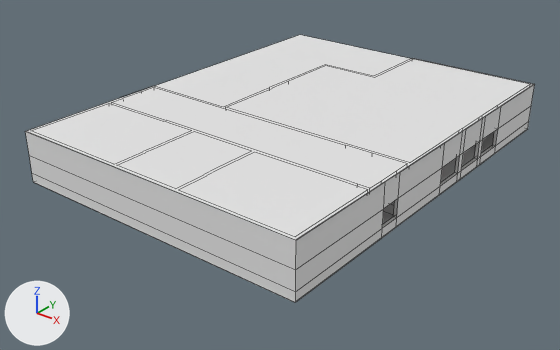
Renders of the FBX model Assets/Modelle/Level/lvl3_p1.fbx from each side of a commit.
Camera for both pictures: a 50 mm camera at (36.3, -46.0, 28.3) aimed at (-2.0, 1.9, -1.4). The axes (+X, +Y, +Z) are drawn at lower left. The lights are the same throughout. Mesh edges are drawn as thin lines. Where no turn or scale is listed for an object, it has been applied to the vertices.

The first picture shows 'ground', 'top', 'wall'.
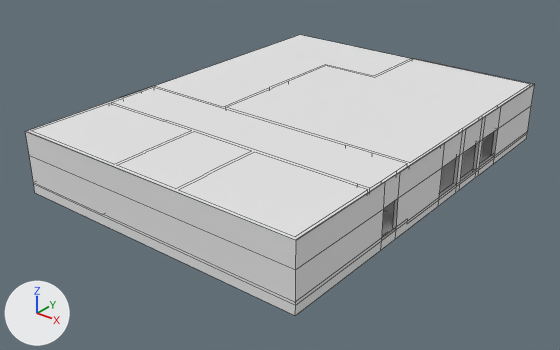
Location of each change, [x1, y1, x2, y2] in pixels of the pictures (560 x 350 px; the box of a moved part takes in the faces that stretch with it):
```json
{"object": "wall", "change": "reshaped", "before": [25, 58, 535, 302], "after": [25, 58, 535, 316]}
{"part": 1, "of": "me_wall", "change": "moved or reshaped", "before": [29, 106, 531, 302], "after": [29, 106, 531, 316]}
{"part": 2, "of": "me_ground", "change": "built on", "before": [34, 139, 493, 302], "after": [34, 139, 493, 302]}
```

Edits to the scene script, one JSON object a line:
```json
{"block": "me_ground", "where": "me_ground.from_pydata(...)  # 4 vertices, 1 face; spans x -15.2..11.9, y -14.0..22.0, z 0.0"}
{"block": "me_ground", "where": "# used by ob_ground; location = (0.0, 0.0, 0.0)"}
{"block": "me_ground", "where": "# verts and faces of me_ground; kept vertices keep their numbers, new ones are numbered from 4"}
{"block": "me_ground", "where": "# before: 0 (-15.2, 22.0, 0.0), 1 (11.9, 22.0, 0.0) at pixel (526, 129), 2 (-15.2, -14.0, 0.0) at pixel (33, 182), 3 (11.9, -14.0, 0.0) at pixel (294, 302)"}
{"block": "me_ground", "change": "me_ground part 2"}
{"op": "add", "block": "me_ground", "code": "delete_vertices([0, 1])  # with the faces that use them"}
{"op": "add", "block": "me_ground", "code": "verts[4] = (-6.5, 22.2, -0.5)"}
{"op": "add", "block": "me_ground", "code": "verts[5] = (-6.5, -0.2, 0.0)"}
{"op": "add", "block": "me_ground", "code": "verts[6] = (-6.5, -0.2, -0.5)"}
{"op": "add", "block": "me_ground", "code": "for new, old in zip([7, 8, 9], [4, 5, 6]): verts[new] = verts[old] + (18.4, 0.0, 0.0)"}
{"op": "add", "block": "me_ground", "code": "verts[10] = (-15.2, -0.2, 0.0)"}
{"op": "add", "block": "me_ground", "code": "verts[11] = (-15.2, -0.2, -0.5)"}
{"op": "add", "block": "me_ground", "code": "verts[12] = (-6.5, -14.0, 0.0)  # pixel (102, 214)"}
{"op": "add", "block": "me_ground", "code": "faces += [(2, 12, 5, 10), (5, 6, 11, 10), (3, 8, 5, 12), (5, 8, 9, 6), (4, 6, 9, 7)]"}
{"block": "me_wall", "where": "me_wall.from_pydata(...)  # 296 vertices, 237 faces; spans x -15.3..11.9, y -14.0..22.2, z 0.0..4.5"}
{"block": "me_wall", "where": "# used by ob_wall; location = (0.0, 0.0, 0.0)"}
{"block": "me_wall", "change": "me_wall part 1: all 148 vertices in x -15.3..11.9, y -14.0..22.2, z 0.0..0.8 are moved by (0.0, 0.0, -1.0)"}
```
